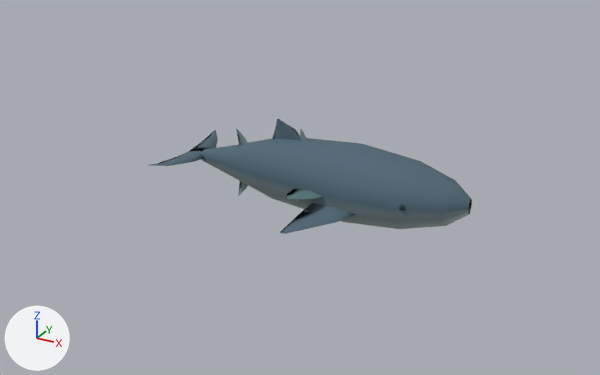
The glTF model public/models/sea-life.glb as it was, and as the next commit left it.
The view is the same before and after, from a 50 mm lens placed at (7.98, -16.42, 7.81), pointed at (-0.96, -0.16, -0.31). Lighting does not change. The marker at lower left points along +X, +Y and +Z. The older version comes first. Where no turn or scale is listed for an object, it has been applied to the vertices. Vertices at exactly the same position are counted once.

Objects in the first picture: 'ray-wing-right', 'whale-body', 'whale-flukes' and 2 more.
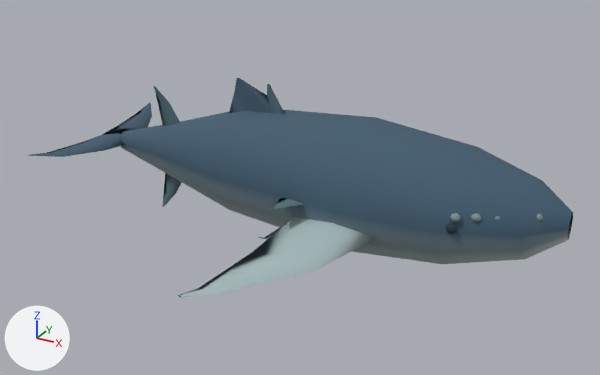
ob_whale is not drawn itself; it is the parent of ob_whale_body, ob_whale_flukes.
ob_shark is not drawn itself; it is the parent of ob_shark_dorsal, ob_shark_body, ob_shark_tail.

Changed parts and their boxes [x1, y1, x2, y2] in the pictures (600 x 375 px; the box of a moved part takes in the faces that stretch with it):
```json
{"object": "whale-body", "change": "reshaped, rescaled", "before": [201, 119, 472, 234], "after": [120, 78, 573, 297], "on screen": "67% wider, 90% taller"}
{"object": "whale-flukes", "change": "rescaled", "before": [150, 130, 218, 166], "after": [28, 103, 152, 157], "on screen": "81% wider, 49% taller"}
{"object": "shark-tail", "change": "rescaled", "before": [236, 128, 248, 196], "after": [154, 86, 182, 207]}
{"object": "ray-wing-right", "change": "reshaped", "before": [286, 189, 323, 199], "after": [273, 198, 303, 209]}
{"object": "shark-dorsal", "change": "rescaled", "before": [300, 129, 308, 141], "after": [267, 84, 285, 114]}
{"object": "shark-body", "change": "rescaled", "after": [258, 225, 284, 239], "on screen": "not visible before"}
{"part": 2, "of": "me_mesh_4", "change": "added", "after": [450, 213, 461, 222]}
{"part": 3, "of": "me_mesh_4", "change": "added", "after": [471, 213, 481, 222]}
{"part": 4, "of": "me_mesh_4", "change": "moved or reshaped", "before": [280, 203, 356, 234], "after": [178, 217, 375, 297]}
{"part": 5, "of": "me_mesh_4", "change": "recoloured", "before": [201, 119, 472, 229], "after": [120, 78, 573, 270]}
```

Edits to the scene script, one JSON object a line:
```json
{"block": "me_mesh_2", "where": "# used by ob_ray_wing_right; location = (0.0, -0.21, 0.0)"}
{"block": "me_mesh_2", "where": "# before: 8 (-0.08, -1.05, 0.01) at pixel (310, 199), 9 (-0.359, -1.05, 0.055) at pixel (300, 194), 10 (-0.7, -1.05, 0.01) at pixel (287, 193), 11 (-0.359, -1.05, -0.006), 12 (-0.45, -1.45, 0.09) at pixel (287, 198)"}
{"block": "me_mesh_2", "where": "# before: 13 (-0.472, -1.45, 0.1) at pixel (287, 198), 14 (-0.5, -1.45, 0.09) at pixel (285, 198), 15 (-0.472, -1.45, 0.086) at pixel (287, 198)"}
{"op": "remove", "block": "me_mesh_2", "code": "me_mesh_2.from_pydata(...)  # 16 vertices, 24 faces; spans x -0.73..0.58, y -1.45..0.0, z -0.054..0.1"}
{"op": "add", "block": "me_mesh_2", "code": "me_mesh_2.from_pydata(...)  # 16 vertices, 24 faces; spans x -0.73..0.58, y -2.04..0.0, z -0.054..0.1"}
{"block": "me_mesh_2", "change": "me_mesh_2 part 1"}
{"op": "add", "block": "me_mesh_2", "code": "for i in [*range(12, 16)]: me_mesh_2.vertices[i].co += Vector((0.0, -0.59, 0.0))"}
{"op": "add", "block": "me_mesh_2", "code": "for i in [*range(8, 12)]: me_mesh_2.vertices[i].co += Vector((0.0, -0.33, 0.0))"}
{"block": "me_mesh_4", "where": "# used by ob_whale_body; parent = ob_whale; location = (0.0, 0.0, 0.0)"}
{"op": "remove", "block": "me_mesh_4", "code": "me_mesh_4.from_pydata(...)  # 238 vertices, 416 faces; spans x -3.9..3.23, y -1.92..1.92, z -0.9..1.28"}
{"op": "add", "block": "me_mesh_4", "code": "me_mesh_4.from_pydata(...)  # 766 vertices, 1432 faces; spans x -3.9..3.23, y -2.91..2.91, z -0.9..1.28"}
{"block": "me_mesh_4", "change": "me_mesh_4 part 2: a new loose piece, a UV sphere (10 segments, 6 rings, poles along z) spanning x 1.93..2.07, y -0.87..-0.77, z 0.17..0.28, in mat_material_0"}
{"block": "me_mesh_4", "change": "me_mesh_4 part 3: a new loose piece, a UV sphere (10 segments, 6 rings, poles along z) spanning x 2.15..2.29, y -0.75..-0.64, z 0.17..0.28, in mat_material_0"}
{"block": "me_mesh_4", "change": "me_mesh_4 part 4: 4 vertices moved from x -0.38..0.57, y -1.24, z -0.46..-0.35 to x -0.38..0.57, y -1.75, z -0.46..-0.35; 4 vertices removed from x -0.52..-0.38, y -1.92, z -0.66..-0.63; 8 vertices added at x -0.73..-0.38, y -2.91..-2.58, z -0.63..-0.56"}
{"block": "me_mesh_4", "change": "me_mesh_4 part 5: 152 kept faces spanning x -3.9..3.23, y -1.75..1.75, z -0.71..1.28 get new vertex colours; the middle colour goes from dark blue #506775 to dark blue #425d70"}
{"block": "me_mesh_4", "change": "other edits to the shape of me_mesh_4 do not show in these pictures"}
{"op": "set", "path": "ob_whale.scale", "old": "(1.0, 1.0, 1.0)", "new": "(1.67, 1.67, 1.67)"}
{"op": "set", "path": "ob_shark.scale", "old": "(0.62, 0.62, 0.62)", "new": "(1.16, 1.16, 1.16)"}
```
